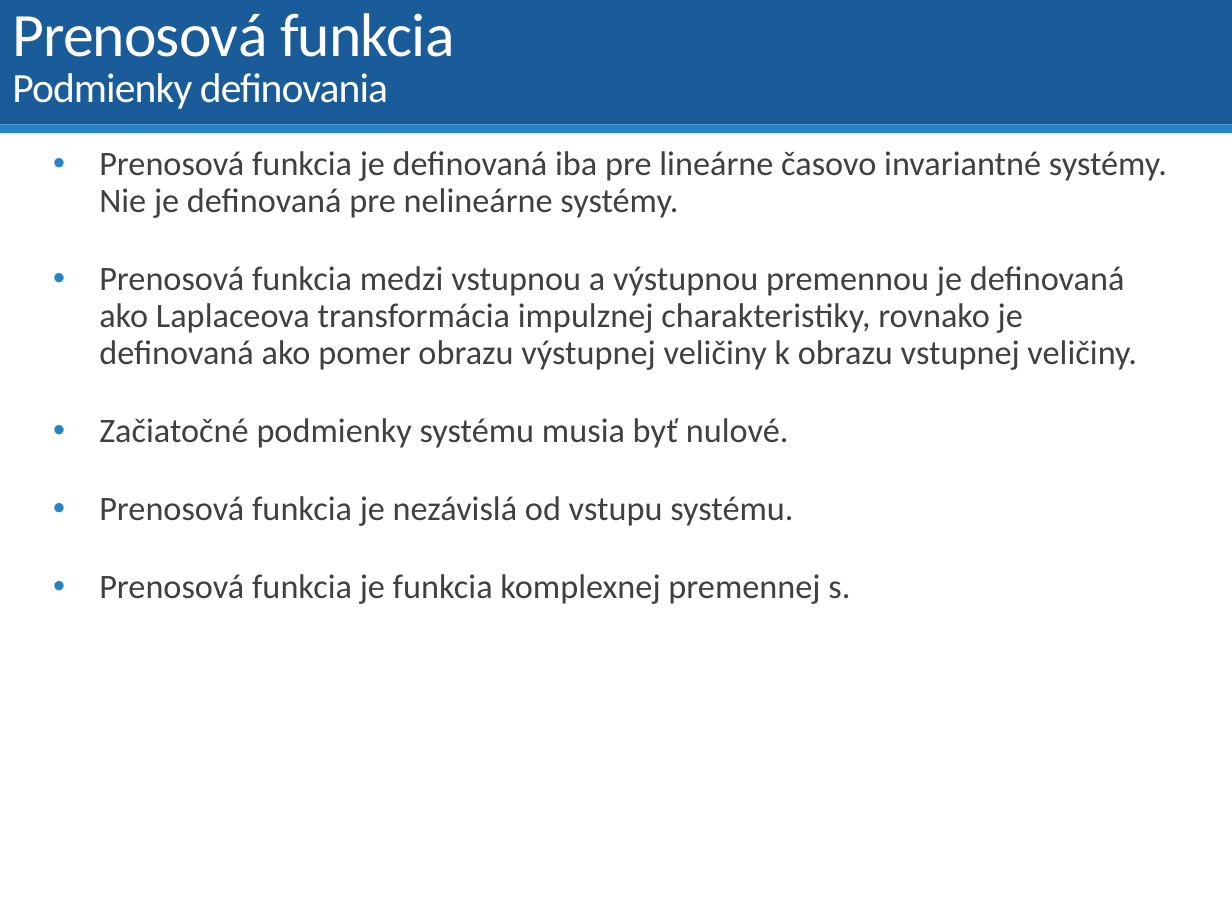
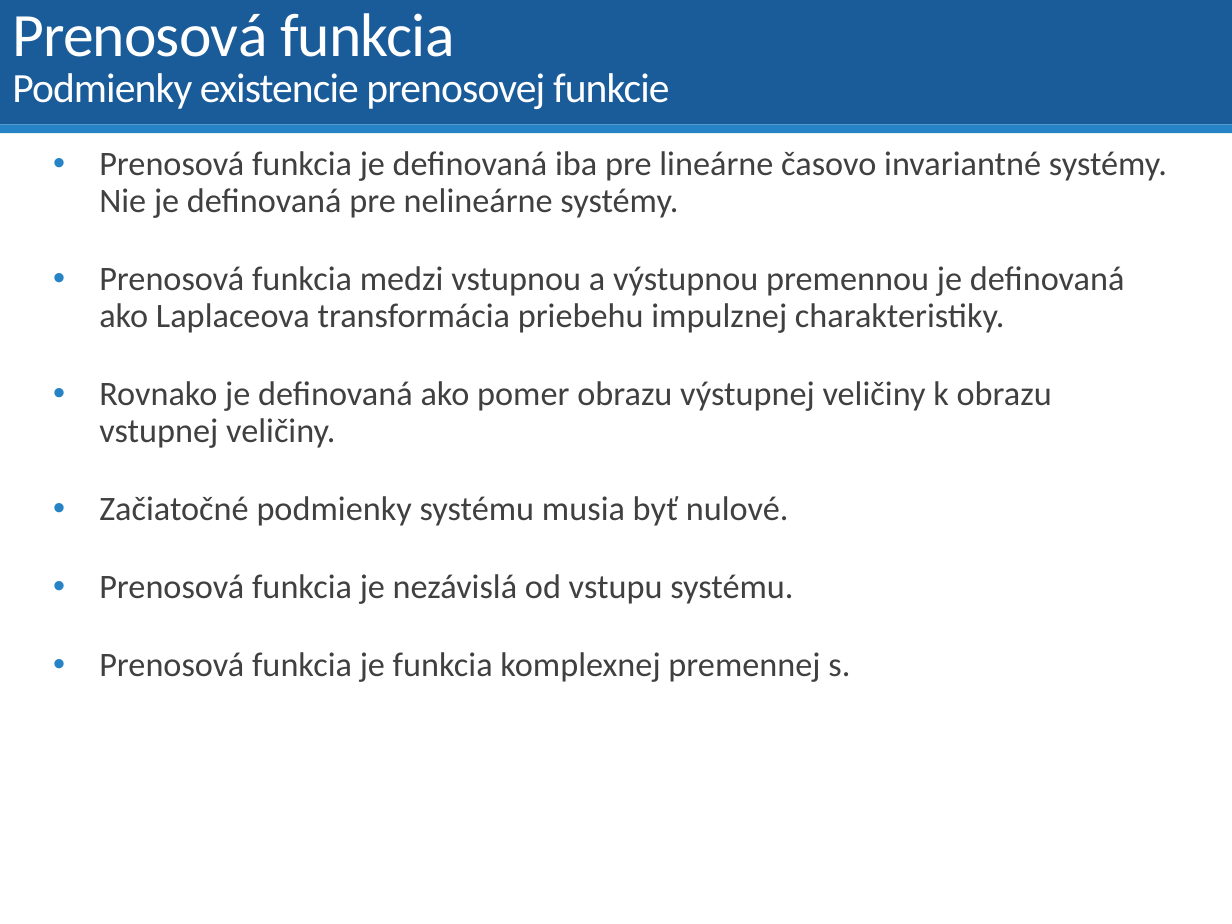
Before and after one commit to dodekm/TeamProjektKybernetika, a slide deck: slide 6 of Nove prednasky/P5 Prenosová funkcia.pptx. Drawn at 1232x924 pixels with LibreOffice and Linux fonts; fonts in the diff are those of the drawing. Boxes give left, top, right and bottom in pixels: in the first picture for what was removed or moved away, otherwise in the second. Text is boxed around its words. In the diff, an @@ line names an element or a change of style, - is before the commit and + after.

```diff
--- a/Nove prednasky/P5 Prenosová funkcia.pptx
+++ b/Nove prednasky/P5 Prenosová funkcia.pptx
@@ title at [12,13,670,109]: text changed @@
-Prenosová funkcia
-Podmienky definovania
+Prenosová funkcia
+Podmienky existencie prenosovej funkcie
@@ text at [99,266,1125,448]: text changed @@
-• Prenosová funkcia medzi vstupnou a výstupnou premennou je definovaná ako Laplaceova transformácia impulznej charakteristiky, rovnako je definovaná ako pomer obrazu výstupnej veličiny k obrazu vstupnej veličiny.
+• Prenosová funkcia medzi vstupnou a výstupnou premennou je definovaná ako Laplaceova transformácia priebehu impulznej charakteristiky.
+• Rovnako je definovaná ako pomer obrazu výstupnej veličiny k obrazu vstupnej veličiny.
```
Also in this commit, not shown: 2 other slides changed.
